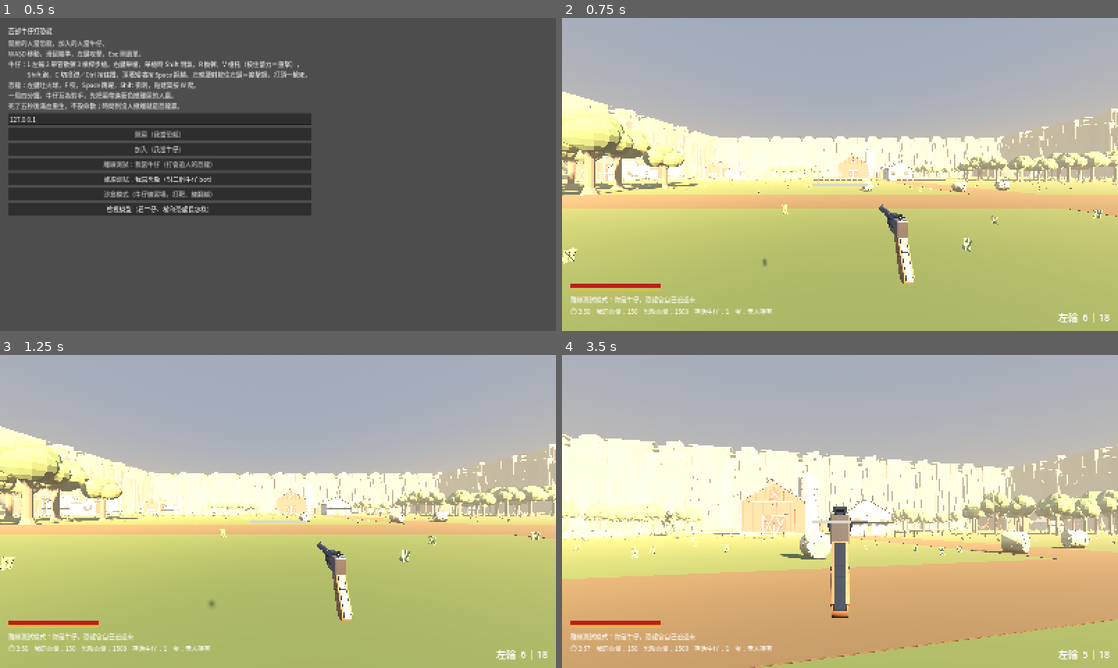
Above: before the commit, frames 1-4 (two rows, left to right).
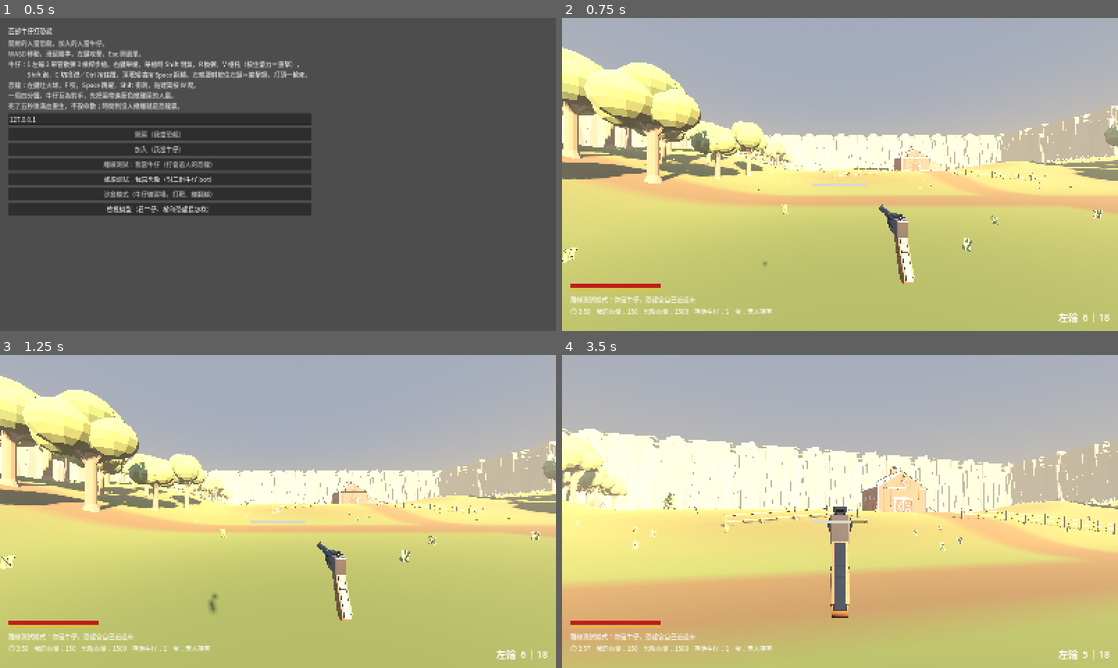
Above: after the commit, the same moments.

Repository: billxu0521/tank_war
Game: Godot game, scene res://main.tscn
The game is run twice, just before and just after one commit, with the same random seed, the same clock (stepped at 60 frames per second) and the same inputs. Sound files missing from this copy of the repository are replaced by a short silence.
Inputs (mouse positions are in pixels of both pictures, inside the frame that each line leads up to):
- Up to frame 1 (0.5 s): no input
- Up to frame 2 (0.75 s): click "離線測試：我當牛仔（打會追人的恐龍）" at 0.5 s
- Up to frame 3 (1.25 s): no input
- Up to frame 4 (3.5 s): tap Enter at 1.25 s; move the mouse to (867, 511) at 1.27 s; hold Ctrl (crouch) 1.28-2.03 s; hold W (move_forward) from 1.28 s (still down); click (867, 511) at 1.42 s; tap Space (jump) at 1.52, 1.55, 1.82, 2.1, 2.27, 2.57, 3.05 s; move the mouse to (812, 511) at 2.02 s; tap Ctrl (crouch) at 2.3 s; move the mouse to (851, 505) at 2.77 s; hold Right mouse button (aim) from 2.78 s (still down)

Frame 1 is identical in both runs. In frame 2, 17% of the frame differs, in the area x 0-100%, y 9-79%; in frame 3, 17%; in frame 4, 23%, in the area x 0-100%, y 23-100%.

Commit message:
feat: 地形高低差——柏林雜訊丘陵，建築、撤離區、靶場整平
- terrain.gd：高度 ±9 公尺，畫面和碰撞（HeightMapShape3D）用同一份格點
- 整平區加完先 settle()：太近的兩塊平地把高度拉近，中間才不會擠出陡坡（原本 48 度）
- 所有東西改成貼地擺（建築、樹、乾草捲、麥子、草、蛋、出生點、沙盒靶），柵欄沿坡度斜
- 地面顏色畫在頂點上：泥土路跟著起伏、麥田、坡頂偏乾、陡坡露土
- 測試：有起伏、最陡 40 度內、穀倉和靶場是平的、碰撞跟畫面同高度、圍牆高過地形＋屋頂＋跳

Co-Authored-By: Claude Opus 5.5 (1M context) <noreply@anthropic.com>

Diff:
--- a/main.gd
+++ b/main.gd
@@ -7,10 +7,10 @@
 const FARM_GRID := 5          # 鄉村：5x5 塊地，每塊隨機是農莊／果園／麥田／牧場
 const FARM_CELL := 60.0
 const FENCE_H := 1.0          # 柵欄高度，要在牛仔的翻越範圍（0.4~1.5）內
-const BUILDING_MAX_H := 28.0  # 最高的東西（筒倉＋圓頂、穀倉屋脊）不能超過這個
+const BUILDING_MAX_H := 22.0  # 最高的東西（筒倉＋圓頂約 20、穀倉屋脊約 16）不能超過這個
 # 沙盒的靶場：從 (0, 110) 往 -Z 打，這一條不蓋東西。起點要在撤離區（z=138）外面
 const SANDBOX_RANGE := Rect2(-25, -5, 50, 125)
-const SANDBOX_START := Vector3(0, 0.1, 110)
+const SANDBOX_START := Vector3(0, 0.1, 110)   # y 是離地高度，用 _on_ground() 換成實際位置
 const SANDBOX_TARGETS := [10, 25, 50, 100]   # 牛仔靶的距離（公尺）：左輪、散彈、步槍各自的有效距離
 const GRASS := Color(0.40, 0.44, 0.24)
 const DIRT := Color(0.45, 0.36, 0.24)
@@ -48,6 +48,8 @@
 @onready var egg: Egg = $Egg
 
 var _props := {}   # 物件名 -> Mesh，從 props.glb 拿出來共用
+var _terrain: Terrain
+var _wheat_fields: Array[Rect2] = []   # 地形上色要知道哪裡是麥田
 var _blocked: Array[Rect2] = []  # 建築物在 XZ 平面佔的範圍
 var _exits: Array[Vector3] = []  # 四個撤離區的中心
 var _cowboys := 0
@@ -169,7 +171,7 @@
 	multiplayer.multiplayer_peer = OfflineMultiplayerPeer.new()
 	_offline = true
 	_enter_game("離線測試模式：你是牛仔，恐龍會自己追過來")
-	_add_player(COWBOY, 1).global_position = Vector3(-20, 1.0, 15)  # 編號 1 才操控得動
+	_add_player(COWBOY, 1).global_position = _on_ground(Vector3(-20, 1.0, 15))  # 編號 1 才操控得動
 	var target := _add_player(DINO, 2)
 	target.set(&"bot", true)
 	target.global_position = _spawn_point()  # 隨機遠處：寫死 35 公尺的話恐龍 4 秒就衝到，還沒看清楚就死了
@@ -194,19 +196,19 @@
 	egg.visible = false
 	_enter_game("沙盒模式：沒有時間限制、子彈無限。靶打死會在原地重生。Esc 回大廳")
 	var me := _add_player(COWBOY, 1)   # 編號 1 才操控得動
-	me.global_position = SANDBOX_START
+	me.global_position = _on_ground(SANDBOX_START)
 	for w in me.viewmodel._weapons:
 		w.reserve = -1
 	me.viewmodel._refresh_ammo()
 	var id := 3
 	for dist in SANDBOX_TARGETS:
 		var t := _add_player(COWBOY, id)
-		t.global_position = SANDBOX_START + Vector3(-4 if id % 2 else 4, 0, -dist)
+		t.global_position = _on_ground(SANDBOX_START + Vector3(-4 if id % 2 else 4, 0, -dist))
 		t.rotation.y = PI   # 面對玩家，打頭才對得到臉
 		_sign(t.global_position + Vector3(0, 2.6, 0), "%d m" % dist)
 		id += 1
 	var dino := _add_player(DINO, 2)
-	dino.global_position = SANDBOX_START + Vector3(12, 4.1, -45)
+	dino.global_position = _on_ground(SANDBOX_START + Vector3(12, 4.0, -45))
 	dino.rotation.y = 0.4
 	_sign(dino.global_position + Vector3(0, 6.5, 0), "恐龍 45 m")
 	# 翻越練習：一段柵欄、兩個乾草捲，就在出生點旁邊
@@ -249,8 +251,8 @@
 		_claimer = 0
 		egg.pickup = 0.0
 		egg.carrier = 0
-		egg.global_position = _spawn_point(ARENA * 0.22)  # 放中央附近，不要一開始就在出口旁邊
-		egg.global_position.y = 0.5
+		var at := _spawn_point(ARENA * 0.22)  # 放中央附近，不要一開始就在出口旁邊
+		egg.global_position = _on_ground(Vector3(at.x, 0.5, at.z))
 	lobby.hide()
 	menu.hide()
 	status.text = msg
@@ -316,7 +318,7 @@
 		var p := _add_player(DINO if r["dino"] else COWBOY, id)
 		p.set(&"bot", r["bot"])
 		if r["pos"] != Vector3.INF:
-			p.global_position = r["pos"] if id != 1 else SANDBOX_START
+			p.global_position = r["pos"] if id != 1 else _on_ground(SANDBOX_START)
 			p.rotation.y = r["yaw"]
 		if _sandbox and id == 1:
 			for w in p.viewmodel._weapons:
@@ -445,7 +447,35 @@
 # --- 場地 ---
 
 func _build_arena() -> void:
-	_add_box(Vector3(0, -0.5, 0), Vector3(ARENA, 1, ARENA), GRASS)
+	# ponytail: 固定 seed 的亂數，每台機器蓋出來的場景才會完全一樣（場地沒有走網路同步）
+	var rng := RandomNumberGenerator.new()
+	rng.seed = 20260926
+	_terrain = Terrain.new(ARENA, 20260927)
+
+	# 第一輪：先決定每一格是什麼，要平地的先整平（建築、撤離區、靶場）。
+	# 地形要在擺任何東西之前定案，所以擺東西留到第二輪
+	_terrain.flatten_rect(SANDBOX_RANGE)
+	var d := ARENA * 0.5 - 22.0
+	for ez in [d, -d]:
+		_terrain.flatten_circle(Vector2(0, ez), EXIT_RADIUS + 5.0)
+	var half := (FARM_GRID - 1) * 0.5
+	var cells: Array[Array] = []
+	for gx in FARM_GRID:
+		for gz in FARM_GRID:
+			var c := Vector3((gx - half) * FARM_CELL, 0, (gz - half) * FARM_CELL)
+			c += Vector3(rng.randf_range(-6, 6), 0, rng.randf_range(-6, 6))
+			var kind := rng.randi() % 4
+			if cells.is_empty():
+				kind = 0   # 第一格一定是農莊：_blocked[0] 要是一棟擋得住視線的穀倉（測試靠它）
+			cells.append([c, kind])
+			match kind:
+				0: _terrain.flatten_circle(Vector2(c.x, c.z), 30.0)       # 農莊整塊平地
+				2:
+					if _free(c, 20):
+						_wheat_fields.append(Rect2(c.x - 20, c.z - 20, 40, 40))
+				3: _terrain.flatten_circle(Vector2(c.x, c.z + 22), 12.0)  # 牧場的小棚
+	_terrain.settle()   # 靠太近的平地把高度拉近，中間才不會擠出陡坡
+	$Arena.add_child(_terrain.build(_ground_color))
 
 	# 四周圍牆，東西才不會掉出場外。內側牆面剛好貼齊地板邊緣，不留縫。
 	# 碰撞是平的牆（看不見），外觀是一段段山崖（blender/props.py 的 Cliff），
@@ -469,28 +499,14 @@
 			var mi := _prop(&"Cliff", side[0] + side[1] * seg * (i + 0.5), Vector3(seg / CLIFF_W, 1, 1))
 			mi.rotation.y = side[2]
 
-	# 十字泥土路。薄到踩上去不會卡腳（2 公分），只是讓人認得方向
-	_add_box(Vector3(0, 0.01, 0), Vector3(8, 0.02, ARENA), DIRT)
-	_add_box(Vector3(0, 0.01, 0), Vector3(ARENA, 0.02, 8), DIRT)
-
-	# ponytail: 固定 seed 的亂數，每台機器蓋出來的場景才會完全一樣（場地沒有走網路同步）
-	var rng := RandomNumberGenerator.new()
-	rng.seed = 20260926
-	var half := (FARM_GRID - 1) * 0.5
-	var first := true
-	for gx in FARM_GRID:
-		for gz in FARM_GRID:
-			var c := Vector3((gx - half) * FARM_CELL, 0, (gz - half) * FARM_CELL)
-			c += Vector3(rng.randf_range(-6, 6), 0, rng.randf_range(-6, 6))
-			var kind := rng.randi() % 4
-			if first:
-				kind = 0   # 第一格一定是農莊：_blocked[0] 要是一棟擋得住視線的穀倉（測試靠它）
-				first = false
-			match kind:
-				0: _farmstead(c, rng)
-				1: _orchard(c, rng)
-				2: _hayfield(c, rng)
-				3: _pasture(c, rng)
+	# 第二輪：把東西擺上去。每個擺東西的函式自己問地形高度
+	for cell in cells:
+		var c: Vector3 = cell[0]
+		match cell[1]:
+			0: _farmstead(c, rng)
+			1: _orchard(c, rng)
+			2: _hayfield(c, rng)
+			3: _pasture(c, rng)
 
 	# 沿著圍牆種一圈樹，把牆藏在林子後面
 	var edge := ARENA * 0.5 - 6.0
@@ -511,8 +527,24 @@
 		var at := Vector3(gr.randf_range(-inner, inner), 0, gr.randf_range(-inner, inner))
 		if absf(at.x) < 5.0 or absf(at.z) < 5.0:
 			continue
+		at.y = _terrain.height(at.x, at.z)
 		grass.append(Transform3D(Basis(Vector3.UP, gr.randf() * TAU).scaled(Vector3.ONE * gr.randf_range(0.7, 1.5)), at))
 	_scatter(&"GrassClump", grass)
+
+## 地面顏色直接畫在地形頂點上：泥土路跟著地形起伏、麥田是黃的、
+## 坡頂偏乾黃、山谷偏深綠、陡坡露土、農莊的院子踩出一片泥地
+func _ground_color(x: float, z: float, h: float) -> Color:
+	if absf(x) < 4.0 or absf(z) < 4.0:
+		return DIRT
+	for f: Rect2 in _wheat_fields:
+		if f.has_point(Vector2(x, z)):
+			return WHEAT
+	var c := GRASS.lerp(Color(0.55, 0.52, 0.30), clampf((h + Terrain.AMP) / (Terrain.AMP * 2.0), 0.0, 1.0) * 0.55)
+	return c.lerp(DIRT, clampf(_terrain.slope(x, z) * 5.0, 0.0, 0.7))
+
+## 把「離地多高」換成實際位置：v.y 當作離地面的高度
+func _on_ground(v: Vector3) -> Vector3:
+	return Vector3(v.x, _terrain.height(v.x, v.z) + v.y, v.z)
 
 ## 這塊地能不能蓋東西：沙盒的靶場、撤離區要空著。
 func _free(pos: Vector3, radius: float) -> bool:
@@ -561,16 +593,15 @@
 ## 麥田：黃色一片，散落乾草捲。開闊地，交火距離最遠的地方
 func _hayfield(c: Vector3, rng: RandomNumberGenerator) -> void:
 	if _free(c, 20):
-		_add_box(c + Vector3(0, 0.02, 0), Vector3(40, 0.04, 40), WHEAT)
-		# 一叢一叢的麥子，大約 80 公分高：蹲在裡面會被擋掉一部分。沒有碰撞，子彈照樣穿過去。
+		# 麥田的黃色畫在地形上（_ground_color）。一叢一叢的麥子，大約 80 公分高：蹲在裡面會被擋掉一部分。沒有碰撞，子彈照樣穿過去。
 		# 用自己的亂數：麥子只是外觀，不該影響主亂數，不然後面的農莊位置會全部跟著變
 		var wr := RandomNumberGenerator.new()
 		wr.seed = int(c.x * 7919.0 + c.z)
 		var pts: Array[Transform3D] = []
 		for gx in 36:
 			for gz in 36:
-				var at := c + Vector3(-19.5 + gx * 1.1 + wr.randf_range(-0.4, 0.4), 0.04,
-					-19.5 + gz * 1.1 + wr.randf_range(-0.4, 0.4))
+				var at := _on_ground(c + Vector3(-19.5 + gx * 1.1 + wr.randf_range(-0.4, 0.4), 0,
+					-19.5 + gz * 1.1 + wr.randf_range(-0.4, 0.4)))
 				pts.append(Transform3D(Basis(Vector3.UP, wr.randf() * TAU).scaled(Vector3.ONE * wr.randf_range(0.8, 1.2)), at))
 		_scatter(&"WheatTuft", pts)
 	for i in 7:
@@ -593,6 +624,7 @@
 ## 穀倉：碰撞是一個牆身方塊＋兩片屋頂斜板（看不見），外觀是 Blender 的模型照實際大小縮放。
 ## 屋頂模型的寬和高用同一個倍率縮，斜度就跟碰撞一樣。小棚子也用這個，只是小一號。
 func _barn(p: Vector3, size: Vector3, clearance := SPAWN_CLEARANCE) -> void:
+	p = _on_ground(p)
 	_solid_box(p + Vector3(0, size.y * 0.5, 0), size)
 	_roof(p, size, BARN_PITCH)
 	var sx := size.x / BARN_BASE.x
@@ -602,6 +634,7 @@
 
 func _house(p: Vector3) -> void:
 	var size := Vector3(10, 5, 8)   # 跟 blender/props.py 的 HOUSE 一樣
+	p = _on_ground(p)
 	_solid_box(p + Vector3(0, size.y * 0.5, 0), size)
 	_roof(p, size, 0.5)
 	_solid_box(p + Vector3(3, size.y + 2.5, 0), Vector3(0.9, 3.0, 0.9))   # 煙囪
@@ -609,6 +642,7 @@
 	_block(p, Vector2(size.x, size.z), SPAWN_CLEARANCE)
 
 func _silo(p: Vector3, h: float) -> void:
+	p = _on_ground(p)
 	_solid_cyl(p + Vector3(0, h * 0.5, 0), 3.0, h)
 	_prop(&"SiloBody", p, Vector3(1, h / SILO_BASE_H, 1))
 	_prop(&"SiloDome", p + Vector3(0, h, 0))
@@ -618,9 +652,13 @@
 ## 木樁＋橫木排過去（長度不整除就每段稍微拉長），最後補一根收尾的木樁
 func _fence(p: Vector3, length: float, along_z: bool) -> StaticBody3D:
 	var body := StaticBody3D.new()
-	body.position = p
-	if along_z:
-		body.rotation.y = PI * 0.5
+	# 兩端各自貼地，整段沿著坡度斜過去。p.y 是離地高度（沙盒的練習柵欄用）
+	var dir := Vector3.BACK if along_z else Vector3.RIGHT
+	var a := _on_ground(p - dir * length * 0.5)
+	var b := _on_ground(p + dir * length * 0.5)
+	var x := (b - a).normalized()
+	var z := x.cross(Vector3.UP).normalized()
+	body.transform = Transform3D(Basis(x, z.cross(x), z), (a + b) * 0.5)
 	var shape := BoxShape3D.new()
 	shape.size = Vector3(length, FENCE_H, 0.2)
 	var cs := CollisionShape3D.new()
@@ -637,7 +675,7 @@
 
 func _hay_bale(p: Vector3, yaw: float) -> StaticBody3D:
 	# 圓捆躺著放：直徑 1.4 公尺，翻得過去也蹲得進後面。模型的軸是直的，跟著碰撞圓柱一起放倒
-	var body := _solid_cyl(p + Vector3(0, 0.7, 0), 0.7, 1.3)
+	var body := _solid_cyl(_on_ground(p) + Vector3(0, 0.7, 0), 0.7, 1.3)
 	body.rotation = Vector3(0, yaw, PI * 0.5)
 	body.add_to_group(&"soft")   # 從屋頂跳下來落在乾草上，摔落傷害減半
 	_prop(&"HayBale", Vector3.ZERO, Vector3.ONE, body)
@@ -647,6 +685,7 @@
 ## pine_chance：林子邊緣混一點松樹，果園只種闊葉樹
 func _tree(p: Vector3, rng: RandomNumberGenerator, pine_chance := 0.0) -> void:
 	var h := rng.randf_range(4.0, 6.0)
+	p = _on_ground(p) + Vector3.DOWN * 0.3   # 往下埋一點：斜坡上樹根的下坡那側才不會懸空
 	_solid_cyl(p + Vector3(0, h * 0.5, 0), 0.35, h)
 	var mi := _prop(&"TreePine" if rng.randf() < pine_chance else &"TreeOak", p, Vector3.ONE * (h / TREE_BASE_TRUNK))
 	mi.rotation.y = rng.randf() * TAU   # 每棵轉個角度，一整排才不會長得一模一樣
@@ -737,7 +776,7 @@
 ## 兩個保留了選擇，但競爭比四個集中，撤離區更容易變成三方交會的爭奪點。
 func _build_exits() -> void:
 	var d := ARENA * 0.5 - 22.0
-	for c: Vector3 in [Vector3(0, 0, d), Vector3(0, 0, -d)]:
+	for c: Vector3 in [_on_ground(Vector3(0, 0, d)), _on_ground(Vector3(0, 0, -d))]:
 		_exits.append(c)
 		var mesh := BoxMesh.new()
 		mesh.size = Vector3(EXIT_RADIUS * 2.0, 0.3, EXIT_RADIUS * 2.0)
@@ -750,18 +789,18 @@
 		mi.position = c + Vector3(0, 0.15, 0)
 		$Arena.add_child(mi)
 		# 撤離點旁邊停一台篷車：遠遠就認得出「從這裡走」
-		_prop(&"Wagon", c + Vector3(EXIT_RADIUS + 3.0, 0, 0)).rotation.y = 0.4
+		_prop(&"Wagon", _on_ground(c * Vector3(1, 0, 1) + Vector3(EXIT_RADIUS + 3.0, 0, 0))).rotation.y = 0.4
 
 ## 找一個不在建築物裡面的出生點
 func _spawn_point(span := ARENA * 0.45) -> Vector3:
 	for i in 80:
 		var p := Vector2(randf_range(-span, span), randf_range(-span, span))
 		if _is_clear(p):
-			return Vector3(p.x, 5.0, p.y)
+			return _on_ground(Vector3(p.x, 5.0, p.y))
 	# 建築只蓋在中間，外圍一定是空的
 	var edge := ARENA * 0.46
 	var corner := Vector2(edge, edge).rotated(randf() * TAU)
-	return Vector3(corner.x, 5.0, corner.y)
+	return _on_ground(Vector3(corner.x, 5.0, corner.y))
 
 func _is_clear(p: Vector2) -> bool:
 	for r: Rect2 in _blocked:
@@ -780,13 +819,6 @@
 	shape.radius = r
 	shape.height = h
 	return _body(pos, shape)
-
-func _add_box(pos: Vector3, size: Vector3, col: Color) -> StaticBody3D:
-	var shape := BoxShape3D.new()
-	shape.size = size
-	var body := _body(pos, shape)
-	body.add_child(_mesh_at(size, Vector3.ZERO, col))
-	return body
 
 func _body(pos: Vector3, shape: Shape3D) -> StaticBody3D:
 	var body := StaticBody3D.new()
@@ -796,25 +828,6 @@
 	body.position = pos
 	$Arena.add_child(body)
 	return body
-
-func _mesh_at(size: Vector3, pos: Vector3, col: Color) -> MeshInstance3D:
-	var mesh := BoxMesh.new()
-	mesh.size = size
-	mesh.material = _mat(col)
-	var mi := MeshInstance3D.new()
-	mi.mesh = mesh
-	mi.position = pos
-	return mi
-
-## 同色共用一份材質：鄉村場景上千個零件，一個一個開材質很浪費
-var _mats := {}
-func _mat(col: Color) -> StandardMaterial3D:
-	if not _mats.has(col):
-		var m := StandardMaterial3D.new()
-		m.albedo_color = col
-		m.roughness = 0.9
-		_mats[col] = m
-	return _mats[col]
 
 # --- 雜項 ---
 
--- /dev/null
+++ b/terrain.gd
@@ -0,0 +1,178 @@
+class_name Terrain
+extends RefCounted
+## 起伏的地形：柏林雜訊的丘陵，加上幾塊整平的地（農莊、撤離區、沙盒靶場）。
+##
+## 所有東西擺在地上都問 height(x, z)——建築、樹、柵欄、出生點、蛋。
+## 畫面（ArrayMesh）和碰撞（HeightMapShape3D）用同一份高度格點，兩邊一定對得上。
+##
+## ponytail: 雜訊用固定 seed，每台機器算出來的地形一樣（場地不走網路同步）。
+## 兩塊平地靠得近、高度又差很多，中間一定是陡坡（實測 48 度），怎麼平均都救不了——
+## 所以蓋之前先 settle()：太近的兩塊把高度往中間拉。
+## 要做河道、懸崖再加新的區塊種類。
+
+const AMP := 9.0          # 丘陵起伏大約正負這麼多公尺。圍牆 40 要高過「9 + 最高屋頂 22 + 恐龍跳 6.5」
+const FREQ := 0.010       # 越小丘陵越寬。0.010 ≈ 一座丘陵一百公尺寬；最陡的坡要在 40 度內（測試會量）
+const EDGE_FADE := 30.0   # 離圍牆這麼近開始降回 0，山崖底部才接得上
+## 整平區邊緣接回丘陵的過渡寬度。smoothstep 最陡處的斜率是 1.5 × 高低差 / 寬度，
+## 實測平地和旁邊丘陵最多差 10 公尺以上（靶場 -4.6、旁邊丘陵 5.9），要 30 公尺才壓得在 40 度內
+const PAD_FALL := 30.0
+
+var size := 320.0
+var cell := 2.0
+var _noise := FastNoiseLite.new()
+## 整平區：{"rect": Rect2, "h": 目標高度, "fall": 邊緣過渡寬度}。圓形的用外接方形 + 圓距離
+var _pads: Array[Dictionary] = []
+
+
+func _init(arena_size: float, seed_value: int) -> void:
+	size = arena_size
+	_noise.seed = seed_value
+	_noise.noise_type = FastNoiseLite.TYPE_PERLIN
+	_noise.frequency = FREQ
+	_noise.fractal_octaves = 3
+
+
+## 還沒整平的原始地形
+func raw(x: float, z: float) -> float:
+	var h := _noise.get_noise_2d(x, z) * AMP * 1.6   # 雜訊實際大多落在 ±0.6，放大一點才看得出起伏
+	var to_edge := size * 0.5 - maxf(absf(x), absf(z))
+	return clampf(h, -AMP, AMP) * smoothstep(0.0, EDGE_FADE, to_edge)
+
+
+## 這一點的地面高度（整平區已經算進去）
+func height(x: float, z: float) -> float:
+	var h := raw(x, z)
+	# 平均時權重取 4 次方：站在某塊平地正中央（權重 1）就幾乎只聽它的，
+	# 旁邊那塊的過渡帶（權重 0.5 → 0.06）插不太進來；兩塊之間照樣平順接起來。
+	# 兩塊平地本身的高度已經在 settle() 裡拉近過，中間不會擠出陡坡
+	var wmax := 0.0
+	var wsum := 0.0
+	var hsum := 0.0
+	for p: Dictionary in _pads:
+		var w := _pad_weight(p, x, z)
+		var k := pow(w, 4.0)
+		wmax = maxf(wmax, w)
+		wsum += k
+		hsum += k * float(p["h"])
+	if wsum <= 0.0:
+		return h
+	return lerpf(h, hsum / wsum, wmax)
+
+
+## 圓形整平區（農莊、撤離區）：半徑內全平，往外 PAD_FALL 公尺慢慢接回丘陵。
+## 目標高度取中心的原始高度，所以農莊蓋在哪就是哪的高度，不會全部壓到 0
+func flatten_circle(center: Vector2, radius: float) -> void:
+	_pads.append({"c": center, "r": radius, "fall": PAD_FALL, "h": raw(center.x, center.y)})
+
+
+## 方形整平區（沙盒靶場：靶的距離要準，地要平）
+func flatten_rect(rect: Rect2) -> void:
+	var c := rect.get_center()
+	_pads.append({"rect": rect, "fall": PAD_FALL, "h": raw(c.x, c.y)})
+
+
+## 所有整平區加完之後、蓋地形之前呼叫：兩塊平地的高度差不能超過它們之間距離的 SETTLE_RATIO 倍，
+## 超過就把兩邊往中間拉。重疊的兩塊會被拉成一樣高。重複幾輪直到大家都滿足
+const SETTLE_RATIO := 0.35   # ≈ 20 度；過渡是 smoothstep，最陡處再乘 1.5 還在 30 度內
+func settle() -> void:
+	for it in 30:
+		var moved := false
+		for i in _pads.size():
+			for j in range(i + 1, _pads.size()):
+				var a: Dictionary = _pads[i]
+				var b: Dictionary = _pads[j]
+				var limit := maxf(_gap(a, b), 0.0) * SETTLE_RATIO
+				var dh: float = b["h"] - a["h"]
+				if absf(dh) > limit + 0.01:
+					var fix := (absf(dh) - limit) * 0.5 * signf(dh)
+					a["h"] += fix
+					b["h"] -= fix
+					moved = true
+		if not moved:
+			return
+
+
+## 兩塊平地的「平的部分」之間隔多遠（重疊就是負的）
+func _gap(a: Dictionary, b: Dictionary) -> float:
+	if a.has("rect") and b.has("rect"):
+		return 0.0   # ponytail: 目前只有一塊方的（靶場），兩塊方的出現再補
+	if a.has("rect") or b.has("rect"):
+		var r: Rect2 = (a if a.has("rect") else b)["rect"]
+		var c: Dictionary = b if a.has("rect") else a
+		var p: Vector2 = c["c"]
+		var dx := maxf(maxf(r.position.x - p.x, p.x - r.end.x), 0.0)
+		var dz := maxf(maxf(r.position.y - p.y, p.y - r.end.y), 0.0)
+		return Vector2(dx, dz).length() - float(c["r"])
+	return (a["c"] as Vector2).distance_to(b["c"]) - float(a["r"]) - float(b["r"])
+
+
+func _pad_weight(p: Dictionary, x: float, z: float) -> float:
+	var d := 0.0
+	if p.has("rect"):
+		var r: Rect2 = p["rect"]
+		var dx := maxf(maxf(r.position.x - x, x - r.end.x), 0.0)
+		var dz := maxf(maxf(r.position.y - z, z - r.end.y), 0.0)
+		d = Vector2(dx, dz).length()
+	else:
+		d = maxf(Vector2(x, z).distance_to(p["c"]) - p["r"], 0.0)
+	return 1.0 - smoothstep(0.0, p["fall"], d)
+
+
+## 坡度（0 平地 .. 1 垂直），顏色用：陡的地方露土
+func slope(x: float, z: float) -> float:
+	var dx := height(x + 1.0, z) - height(x - 1.0, z)
+	var dz := height(x, z + 1.0) - height(x, z - 1.0)
+	var n := Vector3(-dx, 2.0, -dz).normalized()
+	return 1.0 - n.y
+
+
+## 蓋出地面：畫面是頂點上色的 ArrayMesh，碰撞是同一份格點的 HeightMapShape3D。
+## color_at(x, z, h) -> Color 由呼叫的人決定（路、麥田、草地）
+func build(color_at: Callable) -> StaticBody3D:
+	var n := int(size / cell) + 1
+	var heights := PackedFloat32Array()
+	heights.resize(n * n)
+	for iz in n:
+		for ix in n:
+			heights[iz * n + ix] = height(-size * 0.5 + ix * cell, -size * 0.5 + iz * cell)
+
+	var st := SurfaceTool.new()
+	st.begin(Mesh.PRIMITIVE_TRIANGLES)
+	for iz in n:
+		for ix in n:
+			var x := -size * 0.5 + ix * cell
+			var z := -size * 0.5 + iz * cell
+			var h := heights[iz * n + ix]
+			st.set_color(color_at.call(x, z, h))
+			st.add_vertex(Vector3(x, h, z))
+	for iz in n - 1:
+		for ix in n - 1:
+			var i := iz * n + ix
+			# 逆時針（從上往下看）才是朝上的面
+			st.add_index(i)
+			st.add_index(i + 1)
+			st.add_index(i + n)
+			st.add_index(i + 1)
+			st.add_index(i + n + 1)
+			st.add_index(i + n)
+	st.generate_normals()
+	var mat := StandardMaterial3D.new()
+	mat.vertex_color_use_as_albedo = true
+	mat.vertex_color_is_srgb = true   # 不設的話顏色被當成線性，整片地會被洗成淡土黃
+	mat.roughness = 0.95
+	st.set_material(mat)
+
+	var body := StaticBody3D.new()
+	var mi := MeshInstance3D.new()
+	mi.mesh = st.commit()
+	body.add_child(mi)
+	var shape := HeightMapShape3D.new()
+	shape.map_width = n
+	shape.map_depth = n
+	shape.map_data = heights
+	var cs := CollisionShape3D.new()
+	cs.shape = shape
+	# 高度圖一格是 1 單位，放大成 cell 公尺。中心在原點，跟畫面的格點一模一樣
+	cs.scale = Vector3(cell, 1.0, cell)
+	body.add_child(cs)
+	return body
--- a/test_battle.gd
+++ b/test_battle.gd
@@ -34,6 +34,7 @@
 		_case_hunt_weapons()
 		_case_sandbox()
 		_case_rural()
+		_case_terrain()
 		_case_back_to_lobby()
 		_case_cover()
 		_case_trex_rig()
@@ -94,7 +95,7 @@
 		printerr("有 %d 項失敗" % _fails)
 		quit(1)
 	else:
-		print("OK：生怪、傷害、時間到判勝、重生、咬擊方向、離線兩種模式、牛仔身分與開槍、按鍵綁定、三把槍與音效不延遲子彈下墜有效射程爆頭閉氣蹲穩摔落輕重近戰兩條體力、沙盒、鄉村柵欄、回大廳重開、建築擋視線、圍牆擋出界、暴龍骨架與尾巴慣性、側傾與位移延遲、開槍命中恐龍、恐龍跳躍、牛仔 bot、體力規則、衝刺技能、蛋與撤離、恐龍撿不到蛋、火球、中彈踉蹌都正常")
+		print("OK：生怪、傷害、時間到判勝、重生、咬擊方向、離線兩種模式、牛仔身分與開槍、按鍵綁定、三把槍與音效不延遲子彈下墜有效射程爆頭閉氣蹲穩摔落輕重近戰兩條體力、沙盒、鄉村柵欄、地形起伏、回大廳重開、建築擋視線、圍牆擋出界、暴龍骨架與尾巴慣性、側傾與位移延遲、開槍命中恐龍、恐龍跳躍、牛仔 bot、體力規則、衝刺技能、蛋與撤離、恐龍撿不到蛋、火球、中彈踉蹌都正常")
 	return true
 
 # --- 共用 ---
@@ -173,8 +174,8 @@
 	var d: Node = m.players.get_node(^"1")
 	var front: Node = m.players.get_node(^"2")
 	var back: Node = m.players.get_node(^"3")
-	var spot: Vector3 = m._spawn_point()  # 找一個沒有建築的空地，不然會被視線判定擋掉
-	spot.y = 2.0
+	# 沙盒靶場那條整平的空地：沒有建築、也沒有小丘擋視線
+	var spot: Vector3 = m._on_ground(Vector3(0, 2.0, 60))
 	d.global_position = spot      # 面向 -Z
 	front.global_position = spot + Vector3(0, 0, -4)
 	back.global_position = spot + Vector3(0, 0, 4)
@@ -449,6 +450,49 @@
 		_ck(m._props.get(n) is Mesh, "props.glb 裡要有 %s" % n)
 	_end(m)
 
+## 地形：有起伏、該平的地方平、碰撞跟畫面對得上
+func _case_terrain() -> void:
+	var m := _new_game()
+	var t: Terrain = m._terrain
+	var lo := 999.0
+	var hi := -999.0
+	for ix in range(-150, 151, 10):
+		for iz in range(-150, 151, 10):
+			var h := t.height(ix, iz)
+			lo = minf(lo, h)
+			hi = maxf(hi, h)
+	_ck(hi - lo > 6.0, "地形要有高低差（現在最高最低只差 %.1f 公尺）" % (hi - lo))
+	_ck(hi <= Terrain.AMP + 0.01 and lo >= -Terrain.AMP - 0.01, "地形不能超出 ±%.0f 公尺" % Terrain.AMP)
+
+	# 最陡的坡要走得上去（CharacterBody3D 預設 45 度以上當牆）
+	var steep := 0.0
+	for ix in range(-150, 151, 4):
+		for iz in range(-150, 151, 4):
+			steep = maxf(steep, t.slope(ix, iz))
+	_ck(steep < 1.0 - cos(deg_to_rad(40.0)), "最陡的坡要在 40 度內（現在 %.0f 度）" % rad_to_deg(acos(1.0 - steep)))
+
+	# 穀倉底下、沙盒靶場要是平的
+	var b: Rect2 = m._blocked[0]
+	var c := b.get_center()
+	var spread := 0.0
+	for dx in [-8.0, 0.0, 8.0]:
+		for dz in [-10.0, 0.0, 10.0]:
+			spread = maxf(spread, absf(t.height(c.x + dx, c.y + dz) - t.height(c.x, c.y)))
+	_ck(spread < 0.05, "穀倉底下要是平地（高低差 %.2f 公尺）" % spread)
+	var r: Rect2 = m.SANDBOX_RANGE
+	_ck(absf(t.height(r.position.x + 2, r.position.y + 2) - t.height(r.end.x - 2, r.end.y - 2)) < 0.05,
+		"沙盒靶場要是平地，靶的距離才準")
+
+	# 碰撞跟畫面同一份高度：往下打射線，打到的高度要等於 height()
+	var space: PhysicsDirectSpaceState3D = m.get_world_3d().direct_space_state
+	for p in [Vector2(37, -81), Vector2(-101, 13), Vector2(66, 66), Vector2(-5, 130)]:
+		var q := PhysicsRayQueryParameters3D.create(Vector3(p.x, 100, p.y), Vector3(p.x, -100, p.y))
+		var hit: Dictionary = space.intersect_ray(q)
+		var want := t.height(p.x, p.y)
+		_ck(not hit.is_empty() and absf(hit["position"].y - want) < 0.3,
+			"(%d, %d) 的地面碰撞要在 %.2f（打到 %s）" % [p.x, p.y, want, hit.get("position", "沒打到")])
+	_end(m)
+
 ## 牛仔的操作都要有綁鍵，鍵盤和手把兩邊都要（FNE 的約定）
 func _case_input_map() -> void:
 	for a in ["move_forward", "move_back", "move_left", "move_right", "jump", "sprint",
@@ -487,8 +531,8 @@
 	var b: Rect2 = m._blocked[0]        # 第一棟建築（含 8 公尺出生淨空）在 XZ 的範圍
 	var c := b.get_center()
 	var d_side := b.size.y * 0.5 + 2.0  # Rect2 的 size.y 是 Z 方向
-	d.global_position = Vector3(c.x, 2.0, c.y + d_side)
-	d.look_at(Vector3(c.x, 2.0, c.y - d_side))  # 面向建築
+	d.global_position = m._on_ground(Vector3(c.x, 2.0, c.y + d_side))   # 穀倉在整平的農莊裡，兩側一樣高
+	d.look_at(m._on_ground(Vector3(c.x, 2.0, c.y - d_side)))  # 面向建築
 
 	# 對照組：同一側，中間沒東西擋（射程放大到 100，只想單獨測視線）
 	t.global_position = d.global_position + Vector3(0, 0, -3)
@@ -496,7 +540,7 @@
 	_ck(t.hp == t.max_hp - d.BITE_DAMAGE, "沒遮蔽時應該打得到")
 
 	# 實驗組：躲到建築後面
-	t.global_position = Vector3(c.x, 2.0, c.y - d_side)
+	t.global_position = m._on_ground(Vector3(c.x, 2.0, c.y - d_side))
 	var before: int = t.hp
 	d._hit_nearby(100.0, d.BITE_DAMAGE, 0.3)
 	_ck(t.hp == before, "躲在建築後面就不該被打到")
@@ -774,10 +818,10 @@
 	var d: Node = m.players.get_node(^"1")
 	# 圍牆不給爬，所以恐龍能到的最高點 = 站上最高的屋頂再跳一下
 	var jump_h: float = d.JUMP_SPEED * d.JUMP_SPEED / (2.0 * d.GRAVITY)
-	var reach: float = m.BUILDING_MAX_H + jump_h
+	var reach: float = Terrain.AMP + m.BUILDING_MAX_H + jump_h
 	_ck(m.WALL_H > reach,
-		"圍牆 %.0f 公尺要高過「最高屋頂 %.0f + 跳 %.1f」= %.1f 公尺"
-		% [m.WALL_H, m.BUILDING_MAX_H, jump_h, reach])
+		"圍牆 %.0f 公尺要高過「最高的地 %.0f + 最高屋頂 %.0f + 跳 %.1f」= %.1f 公尺"
+		% [m.WALL_H, Terrain.AMP, m.BUILDING_MAX_H, jump_h, reach])
 
 	# 建築不能蓋超過上限，不然上面那條就白算了
 	var tallest := 0.0
@@ -806,14 +850,15 @@
 ## 牛仔開槍要真的打中恐龍（射線要等位置進物理世界，所以跨幀，見 _phase 0）
 func _start_gun_case() -> void:
 	var m := _new_game()
-	var spot: Vector3 = m._spawn_point()  # 挑淨空點，不然子彈會先打到建築
+	# 沙盒靶場那條整平的空地：子彈不會先打到建築或小丘
+	var spot: Vector3 = m._on_ground(Vector3(0, 0, 60))
 	_dino = m.players.get_node(^"1")
-	_dino.global_position = Vector3(spot.x, 4.1, spot.z - 15.0)   # 原點在身體中心，腳剛好著地
+	_dino.global_position = spot + Vector3(0, 4.1, -15.0)   # 原點在身體中心，腳剛好著地
 	_shooter = m.players.get_node(^"3")
-	_shooter.global_position = Vector3(spot.x, 0.0, spot.z)
+	_shooter.global_position = spot
 	# 牛仔 2 貼在恐龍另一側練槍托（恐龍半徑 2.4，站 3.4 公尺外剛好在 2.2 的近戰距離內）
 	_brawler = m.players.get_node(^"2")
-	_brawler.global_position = Vector3(spot.x, 0.0, spot.z - 15.0 - 3.4)
+	_brawler.global_position = spot + Vector3(0, 0, -15.0 - 3.4)
 	_brawler.rotation.y = PI   # 面向 +Z，對著恐龍
 
 ## 重擊比輕擊痛；體力不夠重擊就退成輕擊
Not shown, added: terrain.gd.uid
Not shown, changed: 說明.txt
Not shown, changed: README.md
